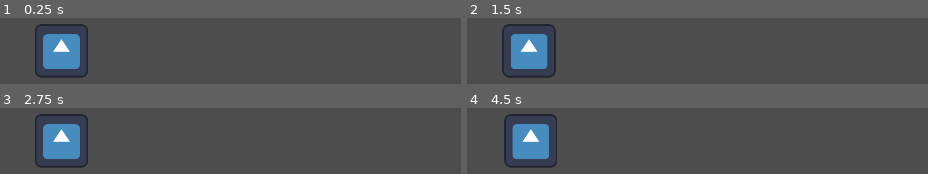
Above: before the commit, frames 1-4 (two rows, left to right).
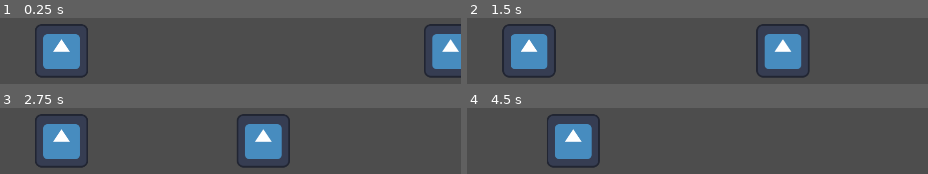
Above: after the commit, the same moments.

Repository: Jam-n-Bees/Garden-Guardian
Game: Godot game, scene res://node_2d.tscn
Two runs of this game, one before a commit and one after it. Both use one fixed random seed, a clock stepped at 60 frames per second and the inputs below. The engine's default icon, where the game draws it, is replaced by a stand-in: a white triangle on a blue panel in a dark square.
Inputs (mouse positions are in pixels of both pictures, inside the frame that each line leads up to):
- Up to frame 1 (0.25 s): no input
- Up to frame 2 (1.5 s): move the mouse to (outside the picture) at 0.52 s; hold Right mouse button (punch_right) 0.53-1.28 s; move the mouse to (outside the picture) at 1.27 s; click (outside the picture) at 1.35 s
- Up to frame 3 (2.75 s): right-click (outside the picture) at 1.55 s; move the mouse to (outside the picture) at 2.02 s; hold Right mouse button (punch_right) from 2.03 s (still down)
- Up to frame 4 (4.5 s): move the mouse to (490, 142) at 2.77 s; release Right mouse button (punch_right) at 2.78 s; right-click (490, 142) at 2.85 s; move the mouse to (766, 120) at 3.52 s; press the mouse at (766, 120) at 3.53 s; right-click (766, 120) at 3.8 s; move the mouse to (outside the picture) at 4.27 s; release the mouse at (outside the picture) at 4.28 s; right-click (outside the picture) at 4.35 s

The runs differ from the first frame. In frame 1, 4.2% of the frame differs, in the area x 91-100%, y 9-91%; in frame 2, 5.9%; in frame 3, 5.6%; in frame 4, 11%, in the area x 8-29%, y 9-91%.

Commit message:
Simple Enemy Movement - Right Side
Only scripted for the right side, but when entering the area, the enemy is entered into the array, and when the mouse 2 button is clicked, the player zips over to it and "Defeats" it

Diff:
--- /dev/null
+++ b/enemy.gd
@@ -0,0 +1,4 @@
+extends Node2D
+
+func _process(delta: float) -> void:
+	self.position.x -= (100*delta)
--- /dev/null
+++ b/enemy.tscn
@@ -0,0 +1,18 @@
+[gd_scene load_steps=4 format=3 uid="uid://c7j607413ngwe"]
+
+[ext_resource type="Script" uid="uid://16gkqi23wa3k" path="res://enemy.gd" id="1_4gyqm"]
+[ext_resource type="Texture2D" uid="uid://clak5m0dogx38" path="res://icon.svg" id="2_qi2p4"]
+
+[sub_resource type="RectangleShape2D" id="RectangleShape2D_epypp"]
+
+[node name="Enemy" type="Node2D"]
+script = ExtResource("1_4gyqm")
+
+[node name="Sprite2D" type="Sprite2D" parent="."]
+texture = ExtResource("2_qi2p4")
+
+[node name="Area2D" type="Area2D" parent="." groups=["enemy"]]
+
+[node name="CollisionShape2D" type="CollisionShape2D" parent="Area2D"]
+scale = Vector2(6.41, 6.41)
+shape = SubResource("RectangleShape2D_epypp")
--- a/node_2d.tscn
+++ b/node_2d.tscn
@@ -1,36 +1,12 @@
-[gd_scene load_steps=4 format=3 uid="uid://ckroysfoy5ivi"]
+[gd_scene load_steps=3 format=3 uid="uid://ckroysfoy5ivi"]
 
-[ext_resource type="Script" uid="uid://bl0u0txjibooi" path="res://player.gd" id="1_0e48y"]
-[ext_resource type="Texture2D" uid="uid://clak5m0dogx38" path="res://icon.svg" id="1_wtcfe"]
-
-[sub_resource type="RectangleShape2D" id="RectangleShape2D_wtcfe"]
+[ext_resource type="PackedScene" uid="uid://c2ehsw5u6niax" path="res://player.tscn" id="1_wtcfe"]
+[ext_resource type="PackedScene" uid="uid://c7j607413ngwe" path="res://enemy.tscn" id="2_0e48y"]
 
 [node name="Node2D" type="Node2D"]
 
-[node name="Player" type="Node2D" parent="."]
+[node name="Player" parent="." instance=ExtResource("1_wtcfe")]
 position = Vector2(960, 750)
-script = ExtResource("1_0e48y")
 
-[node name="Sprite2D" type="Sprite2D" parent="Player"]
-texture = ExtResource("1_wtcfe")
-
-[node name="RSDetect" type="Area2D" parent="Player"]
-
-[node name="CollisionShape2D" type="CollisionShape2D" parent="Player/RSDetect"]
-modulate = Color(0.477012, 0.344017, 0.326423, 1)
-position = Vector2(262.855, 0)
-scale = Vector2(21.78, 27.12)
-shape = SubResource("RectangleShape2D_wtcfe")
-
-[node name="LSDetect" type="Area2D" parent="Player"]
-
-[node name="CollisionShape2D" type="CollisionShape2D" parent="Player/LSDetect"]
-modulate = Color(0.477012, 0.344017, 0.326423, 1)
-position = Vector2(-262.855, 0)
-scale = Vector2(21.78, 27.12)
-shape = SubResource("RectangleShape2D_wtcfe")
-
-[node name="Camera2D" type="Camera2D" parent="Player"]
-offset = Vector2(0, -210)
-position_smoothing_enabled = true
-editor_draw_drag_margin = true
+[node name="Enemy" parent="." instance=ExtResource("2_0e48y")]
+position = Vector2(1920, 750)
--- a/player.gd
+++ b/player.gd
@@ -3,6 +3,7 @@
 var attack_cooldown_stat := 3
 var attack_cooldown_time : float
 @onready var attack_on_cooldown := false
+var punch_zone_res := load("res://punch_zone.tres")
 
 
 func _process(delta: float) -> void:
@@ -18,10 +19,35 @@
 func _input(event: InputEvent) -> void:
 	if attack_on_cooldown == false:
 		if event.is_action_pressed("punch_right"):
-			self.position.x += 200
-			attack_on_cooldown = true
-			attack_cooldown_time = attack_cooldown_stat
+			if not punch_zone_res.punch_zone_right.is_empty():
+				self.position.x = punch_zone_res.punch_zone_right[0].get_parent().position.x - 100
+				await get_tree().create_timer(0.5).timeout
+				punch_zone_res.punch_zone_right[0].get_parent().queue_free()
+				punch_zone_res.punch_zone_right.remove_at(0)
+				print(str(punch_zone_res.punch_zone_right))
+
+			else:
+				self.position.x += 200
+				attack_on_cooldown = true
+				attack_cooldown_time = attack_cooldown_stat
+
+
+
 		if event.is_action_pressed("punch_left"):
 			self.position.x -= 200
 			attack_on_cooldown = true
 			attack_cooldown_time = attack_cooldown_stat
+
+
+func rs_punch_zone_detect(area: Area2D) -> void:
+	if area.is_in_group("enemy"):
+		print("Enemy detected, 3 o'clock!!!")
+		punch_zone_res.punch_zone_right.append(area)
+		print(str(punch_zone_res.punch_zone_right))
+
+
+func ls_punch_zone_detect(area: Area2D) -> void:
+	if area.is_in_group("enemy"):
+		print("Enemy detected, 9 o'clock!!!")
+		punch_zone_res.punch_zone_left.append(area)
+		print(str(punch_zone_res.punch_zone_left))
--- /dev/null
+++ b/player.tscn
@@ -0,0 +1,36 @@
+[gd_scene load_steps=4 format=3 uid="uid://c2ehsw5u6niax"]
+
+[ext_resource type="Script" uid="uid://bl0u0txjibooi" path="res://player.gd" id="1_onrkg"]
+[ext_resource type="Texture2D" uid="uid://clak5m0dogx38" path="res://icon.svg" id="2_i3pqv"]
+
+[sub_resource type="RectangleShape2D" id="RectangleShape2D_wtcfe"]
+
+[node name="Player" type="Node2D"]
+script = ExtResource("1_onrkg")
+
+[node name="Sprite2D" type="Sprite2D" parent="."]
+texture = ExtResource("2_i3pqv")
+
+[node name="RSDetect" type="Area2D" parent="."]
+
+[node name="CollisionShape2D" type="CollisionShape2D" parent="RSDetect"]
+modulate = Color(0.477012, 0.344017, 0.326423, 1)
+position = Vector2(262.855, 0)
+scale = Vector2(21.78, 27.12)
+shape = SubResource("RectangleShape2D_wtcfe")
+
+[node name="LSDetect" type="Area2D" parent="."]
+
+[node name="CollisionShape2D" type="CollisionShape2D" parent="LSDetect"]
+modulate = Color(0.477012, 0.344017, 0.326423, 1)
+position = Vector2(-262.855, 0)
+scale = Vector2(21.78, 27.12)
+shape = SubResource("RectangleShape2D_wtcfe")
+
+[node name="Camera2D" type="Camera2D" parent="."]
+offset = Vector2(0, -210)
+position_smoothing_enabled = true
+editor_draw_drag_margin = true
+
+[connection signal="area_entered" from="RSDetect" to="." method="rs_punch_zone_detect"]
+[connection signal="area_entered" from="LSDetect" to="." method="ls_punch_zone_detect"]
--- a/project.godot
+++ b/project.godot
@@ -24,6 +24,10 @@
 window/size/resizable=false
 window/size/borderless=true
 
+[global_group]
+
+enemy="Tag for enemy detection in punch zones."
+
 [input]
 
 punch_right={
--- /dev/null
+++ b/punch_zone.gd
@@ -0,0 +1,4 @@
+extends Resource
+
+var punch_zone_right : Array
+var punch_zone_left : Array
--- /dev/null
+++ b/punch_zone.tres
@@ -0,0 +1,6 @@
+[gd_resource type="Resource" load_steps=2 format=3 uid="uid://b3d6ddlkyydqd"]
+
+[ext_resource type="Script" uid="uid://dodtmrmujnaa" path="res://punch_zone.gd" id="1_at130"]
+
+[resource]
+script = ExtResource("1_at130")
Not shown, added: enemy.gd.uid
Not shown, added: punch_zone.gd.uid
